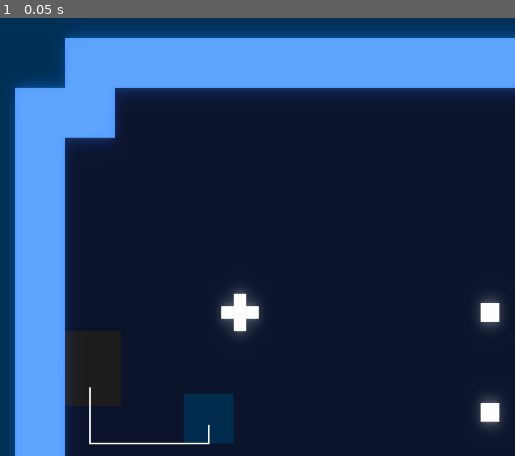
Above: before the commit, frame 1.
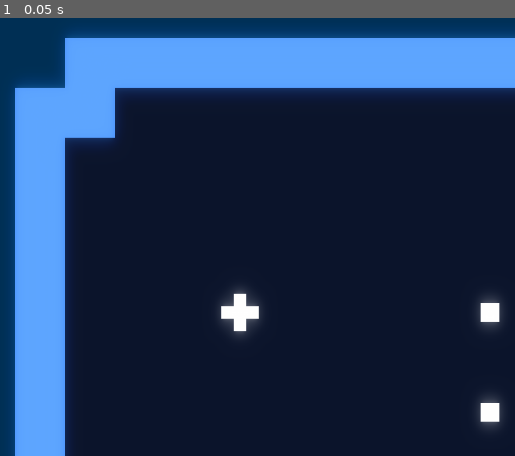
Above: after the commit, the same moment.

Repository: notapixelstudio/roguesnake
Game: Godot game, scene res://Screen.tscn
Same seed, same stepped clock (60 frames per second), same inputs: the game is played once before the commit and once after it.
Inputs:
- Up to frame 1 (0.05 s): no input

The runs differ from the first frame. In frame 1, 1.3% of the frame differs, in the area x 17-46%, y 84-98%.

Commit message:
addendum

Diff:
--- a/Screen.tscn
+++ b/Screen.tscn
@@ -29,26 +29,6 @@
 
 [node name="Snake" parent="." instance=ExtResource( 2 )]
 
-[node name="Door" type="TileMap" parent="."]
-tile_set = ExtResource( 1 )
-cell_size = Vector2( 16, 16 )
-centered_textures = true
-format = 1
-tile_data = PoolIntArray( 1900573, 2, 0, 1900574, 2, 0, 1966109, 2, 0, 1966110, 2, 0, 2031645, 2, 0, 2031646, 2, 0 )
-
-[node name="Wire" type="Line2D" parent="."]
-z_index = 2
-points = PoolVector2Array( 632, 560, 632, 584, 480, 584, 480, 512 )
-width = 2.0
-default_color = Color( 1, 1, 1, 1 )
-
-[node name="Button" type="TileMap" parent="."]
-tile_set = ExtResource( 1 )
-cell_size = Vector2( 16, 16 )
-centered_textures = true
-format = 1
-tile_data = PoolIntArray( 1900573, 2, 0, 1900574, 2, 0, 1966109, 2, 0, 1966110, 2, 0, 2031645, 2, 0, 2031646, 2, 0, 2228263, 3, 0 )
-
 [node name="Timer" type="Timer" parent="."]
 wait_time = 0.3
 autostart = true
